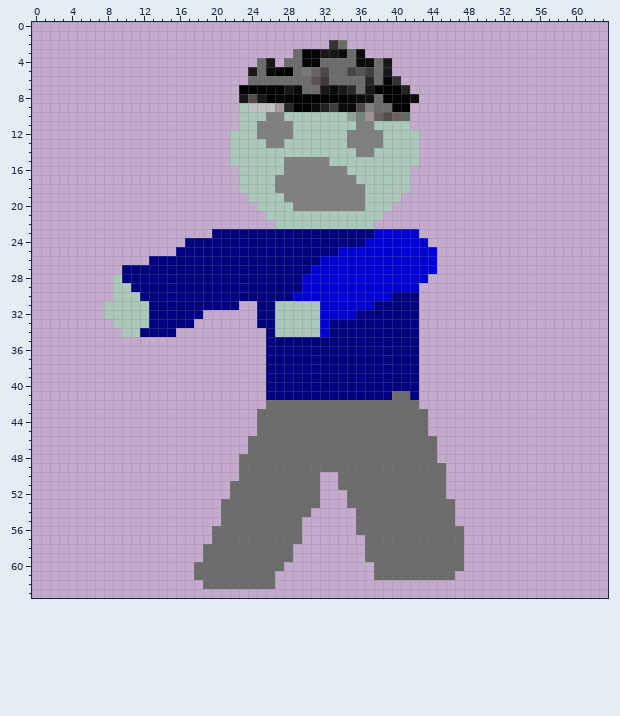
A pixel-art sprite gets an edit: Aftermath/Content/zombie.PNG. The first picture shows the starting point.
The file is 64x64 pixels. Colours within 5 levels of each other are drawn and written as one.
New version:
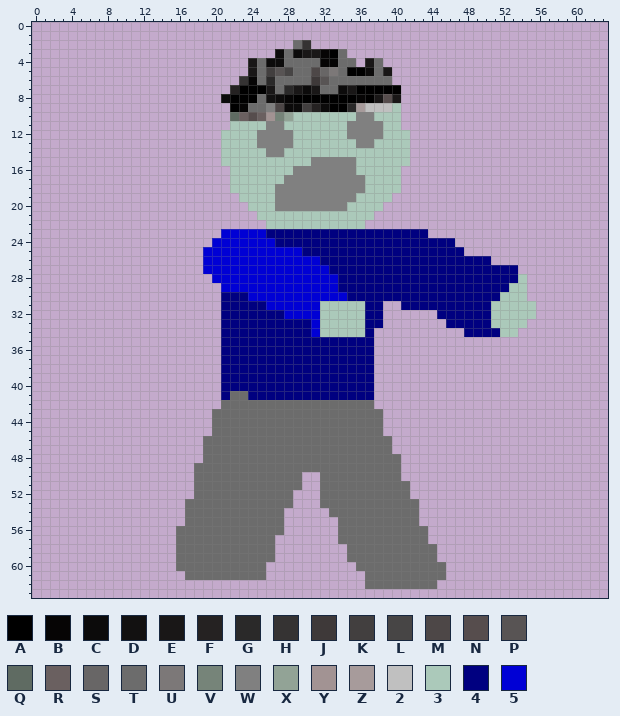
Palette (. is transparent): A #000000  B #060505  C #0c0b0b  D #121111  E #191717  F #252222  G #2a2929  H #353333  J #3e3939  K #423f3f  L #474545  M #4d4747  N #564d4d  P #585454  Q #5f6b62  R #6a6060  S #686666  T #6c6c6c  U #7c7878  V #768479  W #808080  X #92a396  Y #a29393  Z #a79b9b  2 #c0c0c0  3 #abc9ba  4 #000080  5 #0000d5
Edits made:
@@ x 0..63 @@
  1 ................................................................
- 2 .................................HT.............................
- 3 .............................TABEECTC...........................
- 4 .........................TE.TTBBTTTTCCTE........................
- 5 ........................ETCAATUSMTTLPKTE........................
- 6 ........................TTTTTTTPJTTTTGTBH.......................
- 7 .......................AAAAAECTTECEGTEAAAF......................
- 8 .......................ENEABAAAAAAABCDTAAAC.....................
- 9 .......................3222ZGAACFKCCMWTTBA......................
-10 .......................333WW3333333XVYRNRQ......................
-11 .......................33WWWW3333333WW3333......................
-12 ......................333WWWW333333WWWW3333.....................
-13 ......................3333WW3333333WWWW3333.....................
-14 ......................33333333333333WW33333.....................
-15 ......................333333WWWWW3333333333.....................
-16 .......................33333WWWWWWW3333333......................
-17 .......................3333WWWWWWWWW333333......................
-18 .......................3333WWWWWWWWWW33333......................
-19 ........................3333WWWWWWWWW3333.......................
-20 .........................3333WWWWWWWW333........................
-21 ..........................3333333333333.........................
-22 ...........................33333333333..........................
-23 ....................44444444444444444455555.....................
-24 .................444444444444444444445555555....................
-25 ................44444444444444444455555555555...................
-26 .............44444444444444444445555555555555...................
-27 ..........44444444444444444444455555555555555...................
-28 .........34444444444444444444455555555555555....................
-29 .........3344444444444444444445555555555555.....................
-30 .........3334444444444444444455555555555444.....................
-31 ........333334444444444..443333355555544444.....................
-32 ........33333444444......443333355554444444.....................
-33 .........333344444.......443333354444444444.....................
-34 ..........334444..........43333354444444444.....................
-35 ..........................44444444444444444.....................
-36 ..........................44444444444444444.....................
-37 ..........................44444444444444444.....................
-38 ..........................44444444444444444.....................
-39 ..........................44444444444444444.....................
-40 ..........................44444444444444444.....................
-41 ..........................44444444444444TT4.....................
-42 ..........................TTTTTTTTTTTTTTTTT.....................
-43 .........................TTTTTTTTTTTTTTTTTTT....................
-44 .........................TTTTTTTTTTTTTTTTTTT....................
-45 .........................TTTTTTTTTTTTTTTTTTT....................
-46 ........................TTTTTTTTTTTTTTTTTTTTT...................
-47 ........................TTTTTTTTTTTTTTTTTTTTT...................
-48 .......................TTTTTTTTTTTTTTTTTTTTTT...................
-49 .......................TTTTTTTTTTTTTTTTTTTTTTT..................
-50 .......................TTTTTTTTT..TTTTTTTTTTTT..................
-51 ......................TTTTTTTTTT..TTTTTTTTTTTT..................
-52 ......................TTTTTTTTTT...TTTTTTTTTTT..................
-53 .....................TTTTTTTTTTT...TTTTTTTTTTTT.................
-54 .....................TTTTTTTTTT.....TTTTTTTTTTT.................
-55 .....................TTTTTTTTT......TTTTTTTTTTT.................
-56 ....................TTTTTTTTTT......TTTTTTTTTTTT................
-57 ....................TTTTTTTTTT.......TTTTTTTTTTT................
-58 ...................TTTTTTTTTT........TTTTTTTTTTT................
-59 ...................TTTTTTTTTT........TTTTTTTTTTT................
-60 ..................TTTTTTTTTT..........TTTTTTTTTT................
-61 ..................TTTTTTTTT...........TTTTTTTTT.................
-62 ...................TTTTTTTT.....................................
+ 2 .............................TH.................................
+ 3 ...........................CTCEEBAT.............................
+ 4 ........................ETCCTTTTBBTT.ET.........................
+ 5 ........................ETKPLTTMSUTAACTE........................
+ 6 .......................HBTGTTTTJPTTTTTTT........................
+ 7 ......................FAAAETGECETTCEAAAAA.......................
+ 8 .....................CAAATDCBAAAAAAABAENE.......................
+ 9 ......................ABTTWMCCKFCAAGZ2223.......................
+10 ......................QRNRYVX3333333WW333.......................
+11 ......................3333WW3333333WWWW33.......................
+12 .....................3333WWWW333333WWWW333......................
+13 .....................3333WWWW3333333WW3333......................
+14 .....................33333WW33333333333333......................
+15 .....................3333333333WWWWW333333......................
+16 ......................3333333WWWWWWW33333.......................
+17 ......................333333WWWWWWWWW3333.......................
+18 ......................33333WWWWWWWWWW3333.......................
+19 .......................3333WWWWWWWWW3333........................
+20 ........................333WWWWWWWW3333.........................
+21 .........................3333333333333..........................
+22 ..........................33333333333...........................
+23 .....................55555444444444444444444....................
+24 ....................555555544444444444444444444.................
+25 ...................55555555555444444444444444444................
+26 ...................55555555555554444444444444444444.............
+27 ...................55555555555555444444444444444444444..........
+28 ....................55555555555555444444444444444444443.........
+29 .....................5555555555555444444444444444444433.........
+30 .....................4445555555555544444444444444444333.........
+31 .....................444445555553333344..444444444433333........
+32 .....................444444455553333344......44444433333........
+33 .....................444444444453333344.......444443333.........
+34 .....................44444444445333334..........444433..........
+35 .....................44444444444444444..........................
+36 .....................44444444444444444..........................
+37 .....................44444444444444444..........................
+38 .....................44444444444444444..........................
+39 .....................44444444444444444..........................
+40 .....................44444444444444444..........................
+41 .....................4TT44444444444444..........................
+42 .....................TTTTTTTTTTTTTTTTT..........................
+43 ....................TTTTTTTTTTTTTTTTTTT.........................
+44 ....................TTTTTTTTTTTTTTTTTTT.........................
+45 ....................TTTTTTTTTTTTTTTTTTT.........................
+46 ...................TTTTTTTTTTTTTTTTTTTTT........................
+47 ...................TTTTTTTTTTTTTTTTTTTTT........................
+48 ...................TTTTTTTTTTTTTTTTTTTTTT.......................
+49 ..................TTTTTTTTTTTTTTTTTTTTTTT.......................
+50 ..................TTTTTTTTTTTT..TTTTTTTTT.......................
+51 ..................TTTTTTTTTTTT..TTTTTTTTTT......................
+52 ..................TTTTTTTTTTT...TTTTTTTTTT......................
+53 .................TTTTTTTTTTTT...TTTTTTTTTTT.....................
+54 .................TTTTTTTTTTT.....TTTTTTTTTT.....................
+55 .................TTTTTTTTTTT......TTTTTTTTT.....................
+56 ................TTTTTTTTTTTT......TTTTTTTTTT....................
+57 ................TTTTTTTTTTT.......TTTTTTTTTT....................
+58 ................TTTTTTTTTTT........TTTTTTTTTT...................
+59 ................TTTTTTTTTTT........TTTTTTTTTT...................
+60 ................TTTTTTTTTT..........TTTTTTTTTT..................
+61 .................TTTTTTTTT...........TTTTTTTTT..................
+62 .....................................TTTTTTTT...................
 63 ................................................................
Where, in picture pixels (left, top, right, bottom), the same in both pictures:
changed: (104, 40, 536, 589)
